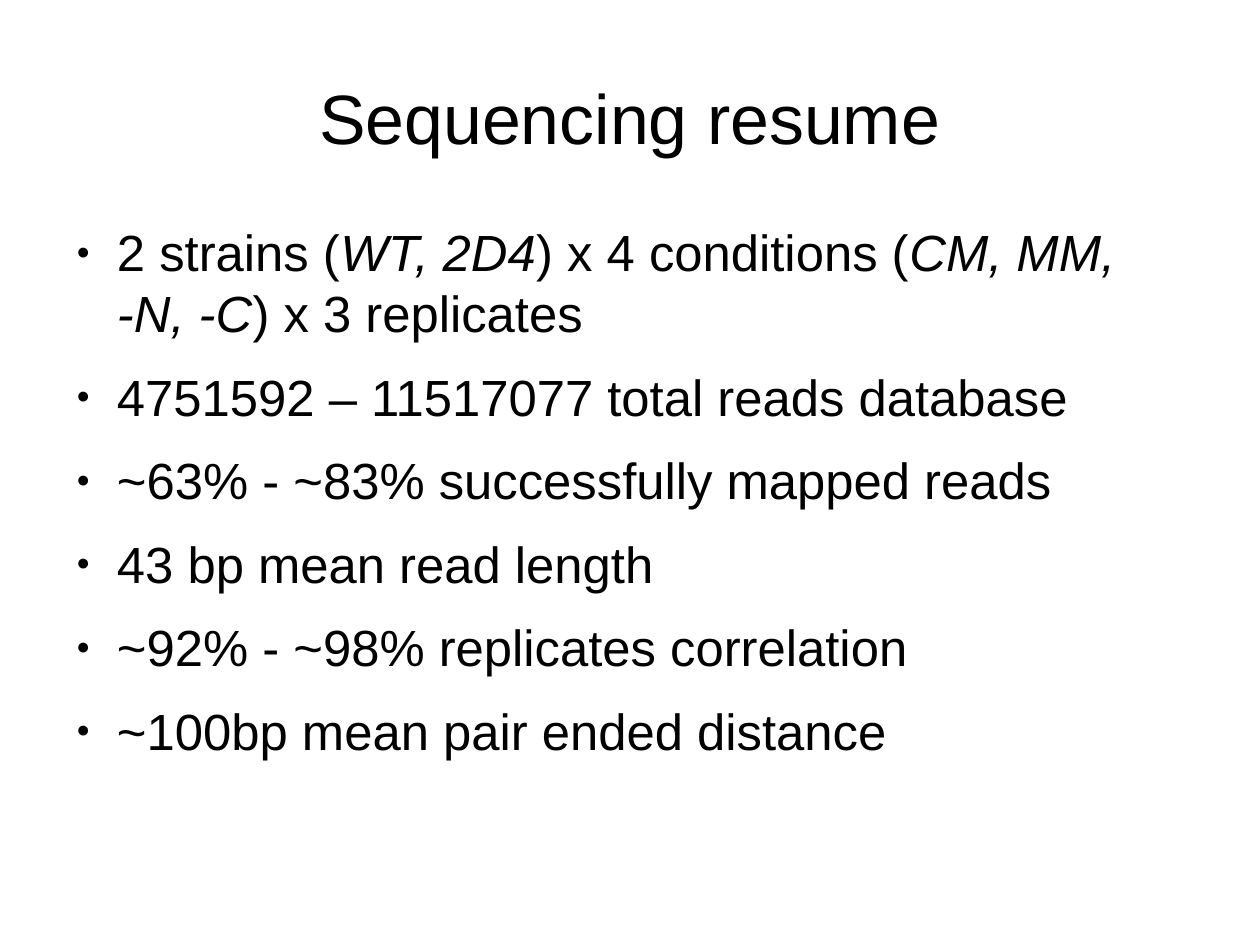
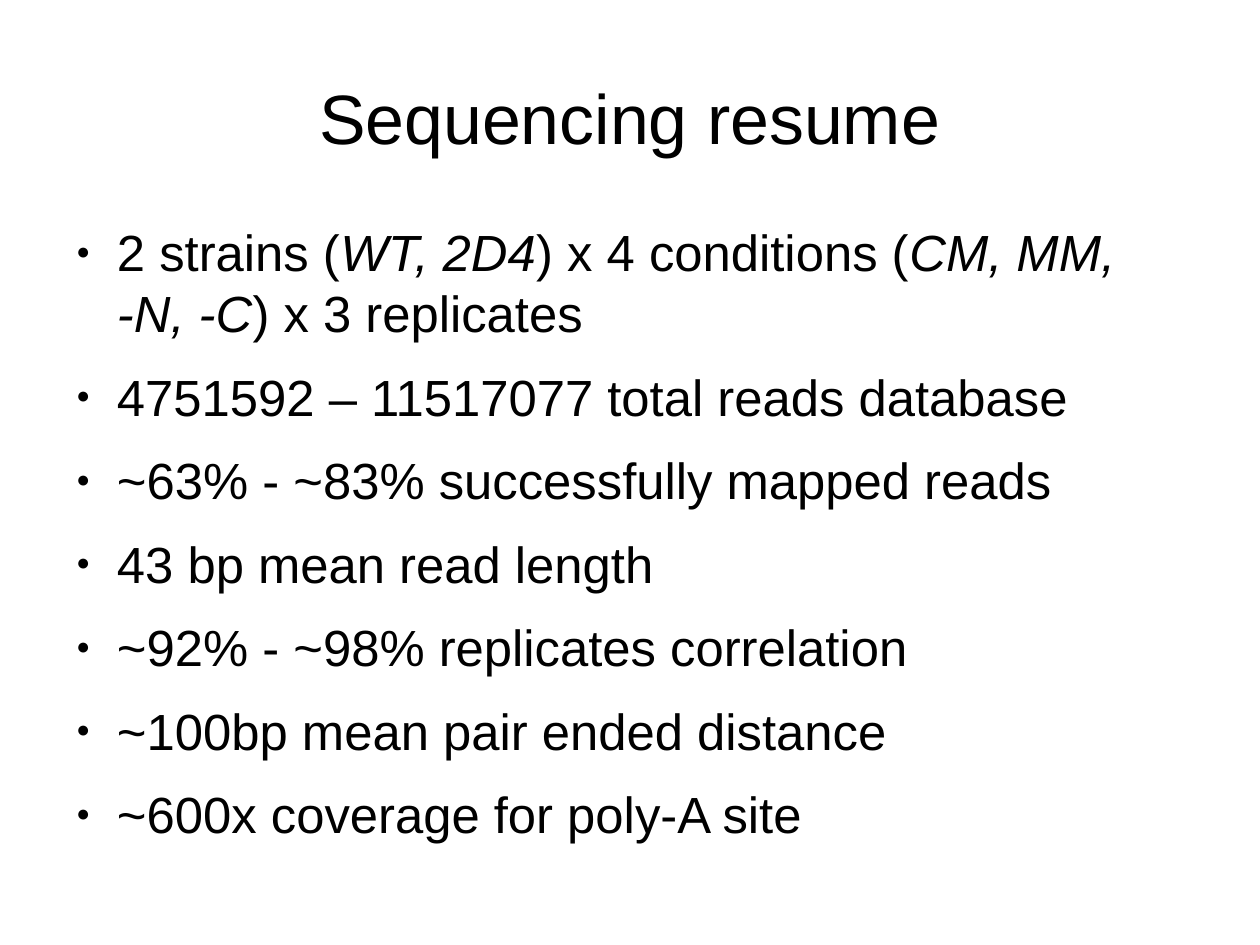
Before and after one commit to wilkinsonlab/m-oryzae-polya, a slide deck: slide 1 of oryzae_data.odp. Drawn at 1260x945 pixels with LibreOffice and Linux fonts; fonts in the diff are those of the drawing. Boxes give left, top, right and bottom in pixels: in the first picture for what was removed or moved away, otherwise in the second. Text is boxed around its words. In the diff, an @@ line names an element or a change of style, - is before the commit and + after.

```diff
--- a/oryzae_data.odp
+++ b/oryzae_data.odp
@@ text at bbox=[117, 796, 802, 844]: paragraph added @@
+● ~600x coverage for poly-A site
```
Also in this commit, not shown: 13 other slides changed, 3 slides added, 3 other files.
